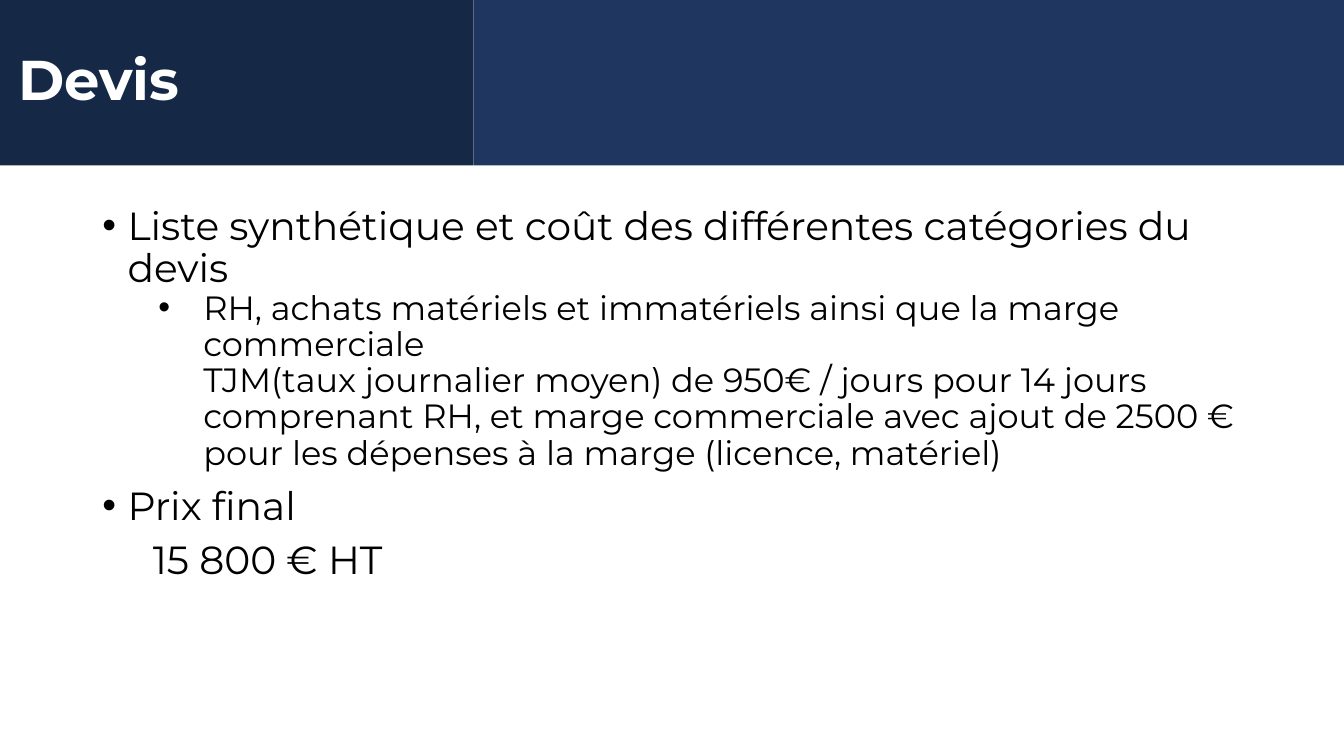
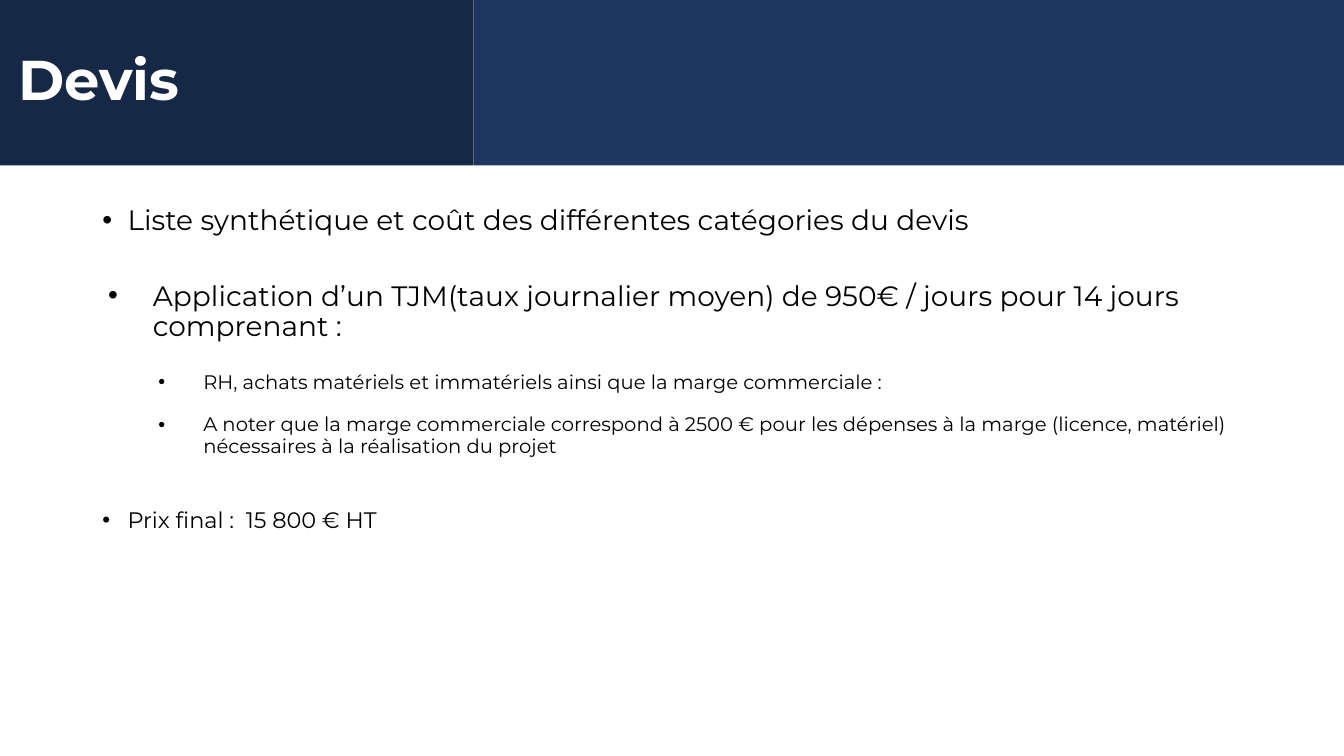
Before and after one commit to Rom1du62/rom1du62.github.io, a slide deck: slide 12 of Realisation_portfolio/Cahier des charges.pptx. Drawn at 1344x756 pixels with LibreOffice and Linux fonts; fonts in the diff are those of the drawing; background and template pictures are left out. Boxes give left, top, right and bottom in pixels: in the first picture for what was removed or moved away, otherwise in the second. Text is boxed around its words. In the diff, an @@ line names an element or a change of style, - is before the commit and + after.

```diff
--- a/Realisation_portfolio/Cahier des charges.pptx
+++ b/Realisation_portfolio/Cahier des charges.pptx
@@ text at (x1=128, y1=209, x2=968, y2=236): size 28 to 20 pt in "Liste synthétique et coût des différentes catégories ..." @@
@@ text at (x1=128, y1=285, x2=1225, y2=528): text changed; size 24 to 14 pt @@
-  • RH, achats matériels et immatériels ainsi que la marge commerciale
-    TJM(taux journalier moyen) de 950€ / jours pour 14 jours comprenant RH, et marge commerciale avec ajout de 2500 € pour les dépenses à la marge (licence, matériel)
-• Prix final
-15 800 € HT
+• Application d’un TJM(taux journalier moyen) de 950€ / jours pour 14 jours comprenant :
+  • RH, achats matériels et immatériels ainsi que la marge commerciale :
+  • A noter que la marge commerciale correspond à 2500 € pour les dépenses à la marge (licence, matériel) nécessaires à la réalisation du projet
+• Prix final : 15 800 € HT
```
Also in this commit, not shown: 3 other slides changed, 6 other files.
